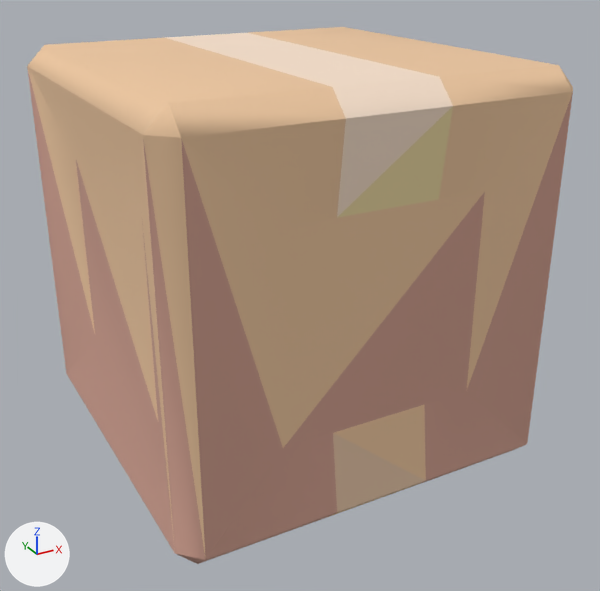
Renders of the glTF model example_game/world/props/box.prop/model.glb from each side of a commit.
Rendered twice from a camera (50 mm lens) standing at (-0.591, -1.134, 0.773) and looking at (0.011, -0.039, 0.226). Arrows for +X, +Y and +Z are at lower left; the lights stay in place. The first picture is the older version. Vertices at exactly the same position are counted once.

In view in the first picture: 'model'.
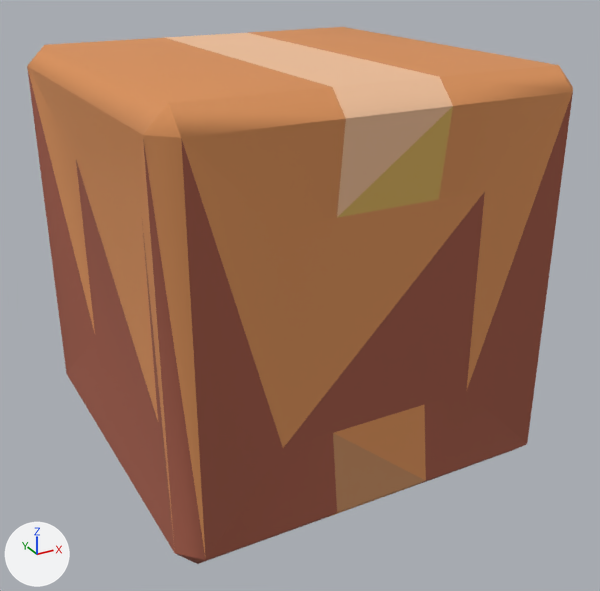
Location of each change, (x1, y1, x2, y2) in pixels of the pictures (600 x 591 px):
part 1 of me_model, recoloured (beige to orange): (27, 27, 573, 559) in both
part 2 of me_model, recoloured (beige to brown): (27, 68, 573, 564) in both

The change, as a list of edits to the scene's bpy script:
```text
Change me_model:
    where me_model.from_pydata(...)  # 64 vertices, 116 faces; spans x -0.312..0.312, y -0.312..0.312, z -0.02..0.605
    used by ob_model
    me_model part 1: 68 faces centred in x -0.302..0.302, y -0.307..0.307, z -0.02..0.605 are repainted in the vertex colours; the middle colour goes from beige #edc7a0 to orange #d9915a
    me_model part 2: 48 faces centred in x -0.302..0.302, y -0.307..0.307, z -0.02..0.24 are repainted in the vertex colours; the middle colour goes from beige #d0a090 to brown #a05a47
```
